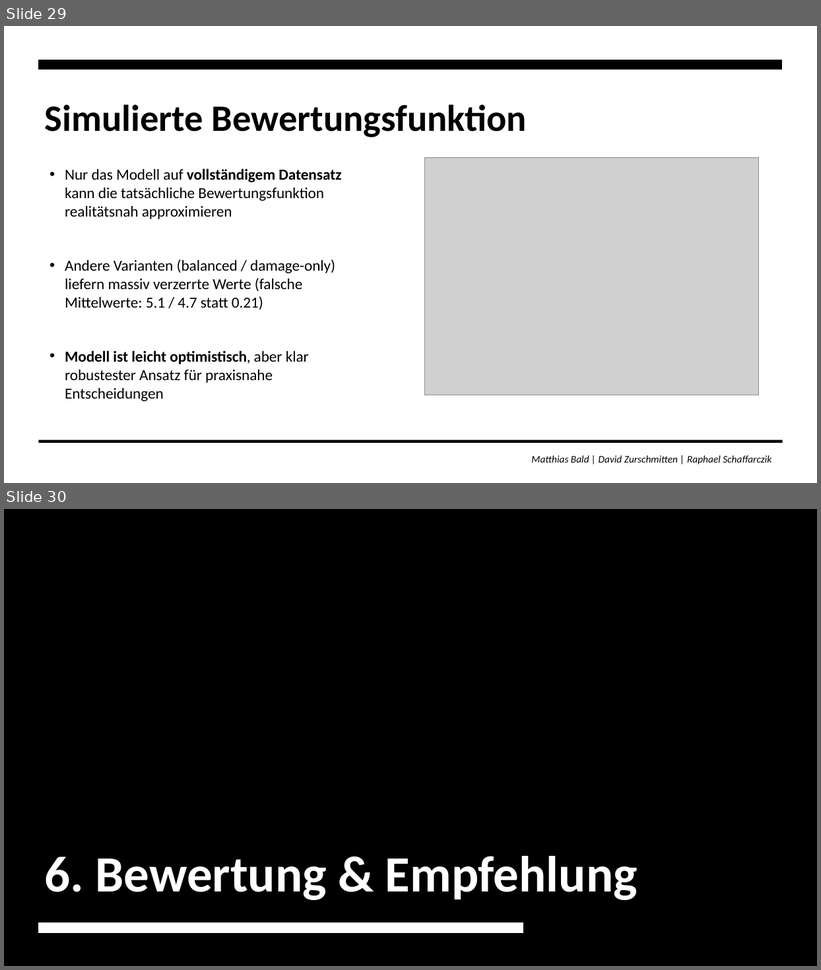
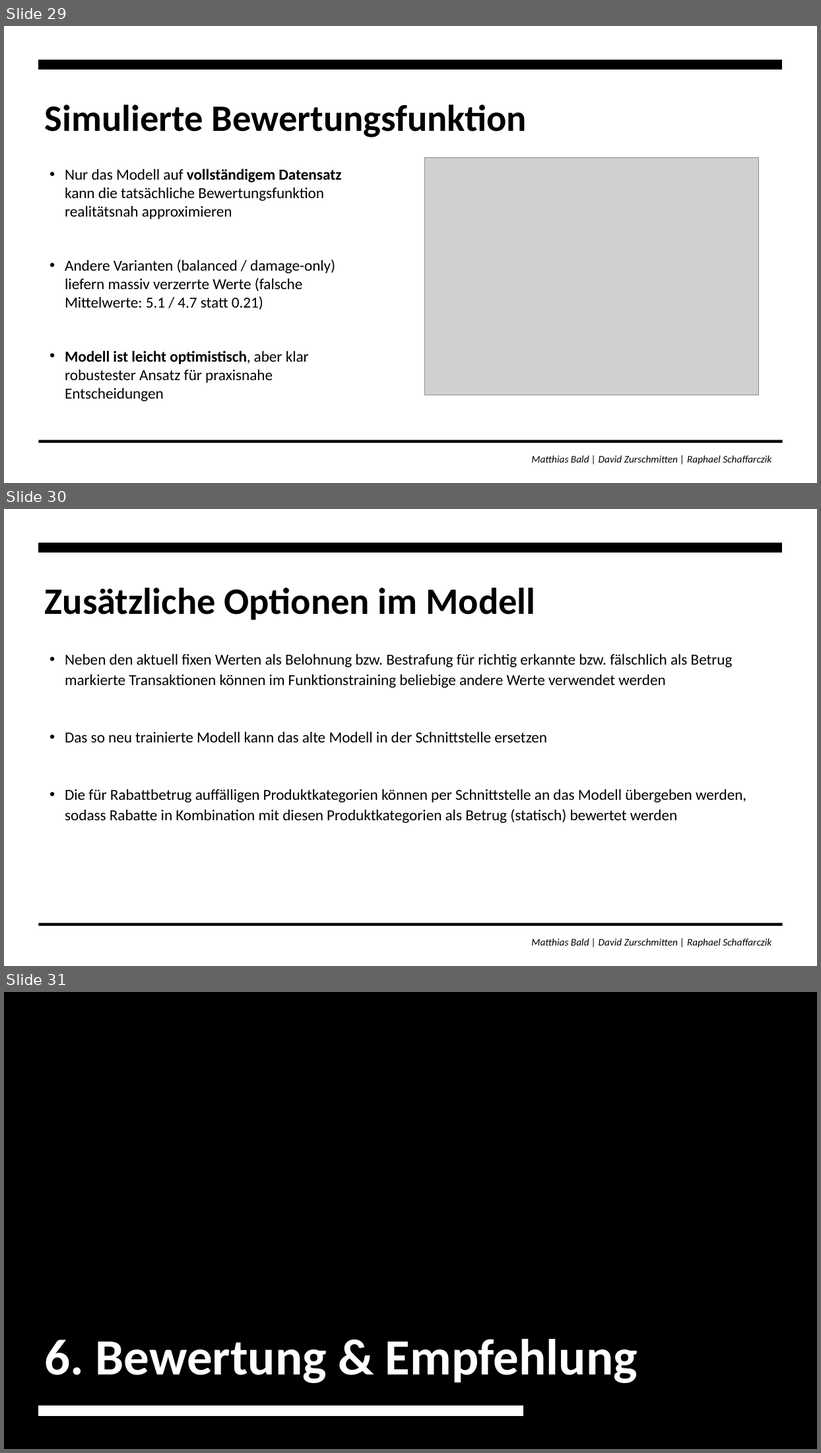
Before and after one commit to zurdavid/projektpraktikum-datascience, a slide deck: präsentationen/Meilenstein3_Praesentation_Entwurf_.pptx. Shown one above the other, each under a label of ours: slides 29 and 30 before the commit, slides 29, 30 and 31 after it. The pictures are 821x970 and 821x1453 pixels, drawn with LibreOffice and Linux fonts; fonts in the diff are those of the drawing; grey boxes stand for pictures; background and template pictures are left out. Boxes give left, top, right and bottom in pixels: in the first picture for what was removed or moved away, otherwise in the second. Text is boxed around its words. In the diff, an @@ line names an element or a change of style, - is before the commit and + after.

```diff
--- a/präsentationen/Meilenstein3_Praesentation_Entwurf_.pptx
+++ b/präsentationen/Meilenstein3_Praesentation_Entwurf_.pptx
@@ slide 30 added at box(4, 509, 817, 966), background #FFFFFF; not listed: 3 template elements that a slide beside it also shows @@
@@ title added at box(45, 588, 535, 620), 44 pt, text #000000, bold @@
+Zusätzliche Optionen im Modell
@@ text added at box(65, 654, 746, 823), 18.1 pt, text #000000 @@
+• Neben den aktuell fixen Werten als Belohnung bzw. Bestrafung für richtig erkannte bzw. fälschlich als Betrug markierte Transaktionen können im Funktionstraining beliebige andere Werte verwendet werden
+• Das so neu trainierte Modell kann das alte Modell in der Schnittstelle ersetzen
+• Die für Rabattbetrug auffälligen Produktkategorien können per Schnittstelle an das Modell übergeben werden, sodass Rabatte in Kombination mit diesen Produktkategorien als Betrug (statisch) bewertet werden
@@ what was slide 30 is now slide 31 @@
```
Also in this commit, not shown: 1 slide changed, 1 other slide added, 1 other file.
